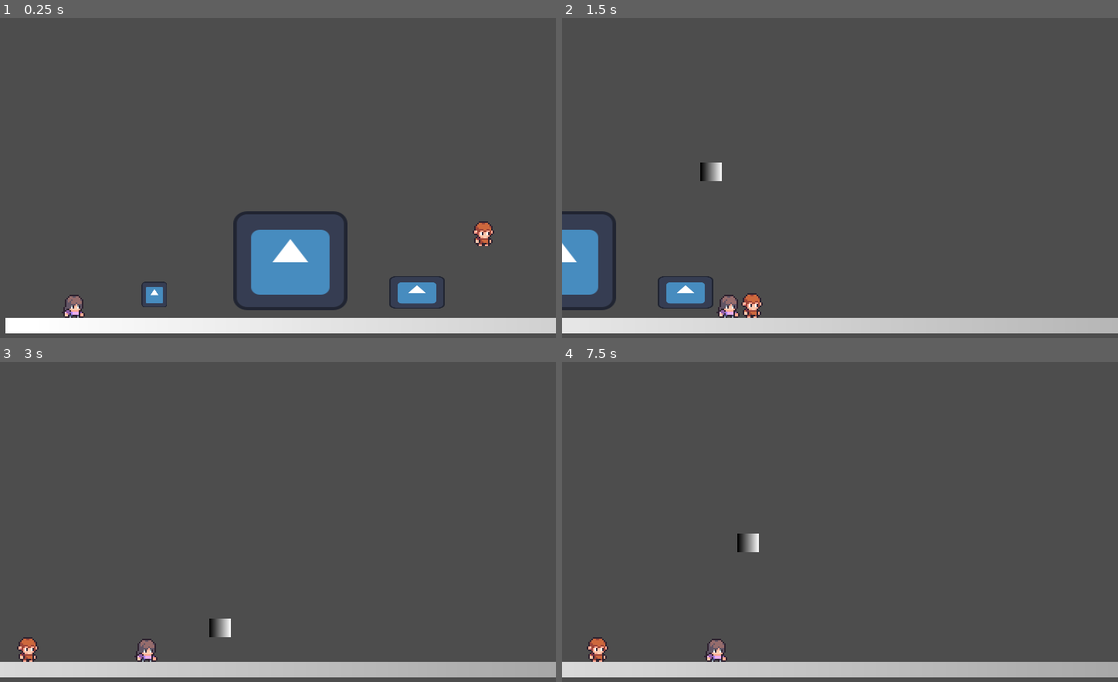
Above: before the commit, frames 1-4 (two rows, left to right).
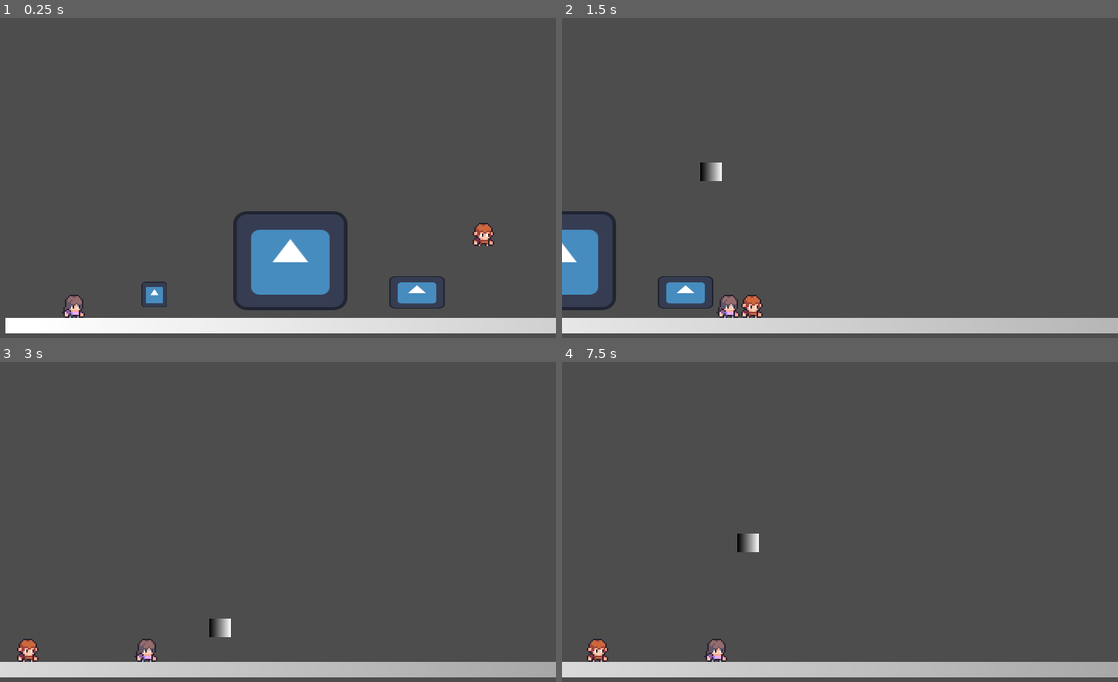
Above: after the commit, the same moments.

Repository: ajogerio/monkey-game
Game: Godot game, scene res://Scenes/game_scene.tscn
Two runs of this game, one before a commit and one after it. Both use one fixed random seed, a clock stepped at 60 frames per second and the inputs below. This scene is started directly instead of the project's main scene. The engine's default icon, where the game draws it, is replaced by a stand-in: a white triangle on a blue panel in a dark square.
Inputs (mouse positions are in pixels of both pictures, inside the frame that each line leads up to):
- Up to frame 1 (0.25 s): no input
- Up to frame 2 (1.5 s): move the mouse to (962, 184) at 0.52 s; hold D (move_right) from 0.53 s (still down); click (962, 184) at 0.6 s; tap W (jump) at 0.77 s; move the mouse to (728, 222) at 1.27 s; click (728, 222) at 1.35 s
- Up to frame 3 (3 s): tap W (jump) at 1.52 s; move the mouse to (333, 464) at 2.02 s; release D (move_right) at 2.03 s; hold A (move_left) 2.03-2.78 s; click (333, 464) at 2.1 s; move the mouse to (250, 621) at 2.77 s; hold D (move_right) from 2.78 s (still down); click (250, 621) at 2.85 s
- Up to frame 4 (7.5 s): tap W (jump) at 3.02, 3.77, 4.52, 6.02, 6.77 s; move the mouse to (1006, 602) at 3.52 s; click (1006, 602) at 3.6 s; move the mouse to (673, 493) at 4.27 s; release D (move_right) at 4.28 s; hold A (move_left) 4.28-5.03 s; click (673, 493) at 4.35 s; move the mouse to (867, 547) at 5.02 s; hold D (move_right) 5.03-5.78 s; click (867, 547) at 5.1 s; move the mouse to (756, 454) at 5.77 s; hold A (move_left) 5.78-7.28 s; click (756, 454) at 5.85 s; move the mouse to (962, 528) at 6.52 s; click (962, 528) at 6.6 s; move the mouse to (728, 566) at 7.27 s; hold D (move_right) from 7.28 s (still down); click (728, 566) at 7.35 s

The runs differ from the first frame. In frame 1, 0.1% of the frame differs, in the area x 85-89%, y 63-72%; in frame 2, 0.1%; in frame 3, 0.1%; in frame 4, 0.1%.

Commit message:
feat: play monkey idle animation

Diff:
--- a/Scenes/enemy_monkey_scene.tscn
+++ b/Scenes/enemy_monkey_scene.tscn
@@ -63,14 +63,14 @@
 
 [node name="Monkey Enemy" type="CharacterBody2D"]
 
-[node name="Sprite2D" type="Sprite2D" parent="."]
+[node name="Monkey Sprite" type="Sprite2D" parent="."]
 texture_filter = 1
 texture = ExtResource("1_jedj3")
 hframes = 4
 vframes = 3
 frame = 8
 
-[node name="AnimationPlayer" type="AnimationPlayer" parent="Sprite2D"]
+[node name="AnimationPlayer" type="AnimationPlayer" parent="Monkey Sprite"]
 libraries = {
 "": SubResource("AnimationLibrary_kd0q3")
 }
--- a/Scripts/enemy_monkey.gd
+++ b/Scripts/enemy_monkey.gd
@@ -2,6 +2,8 @@
 
 const GRAVITY_SPEED = 1000
 
+func _ready() -> void:
+	$"Monkey Sprite"/AnimationPlayer.play("idle")
 func _physics_process(delta: float) -> void:
 	if not is_on_floor():
 		velocity.y += GRAVITY_SPEED * delta
